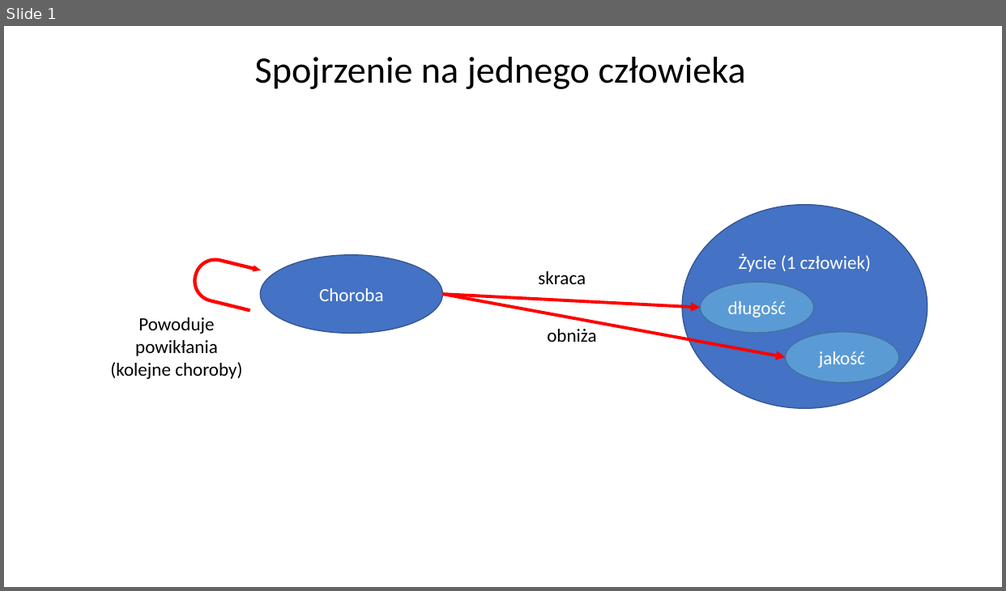
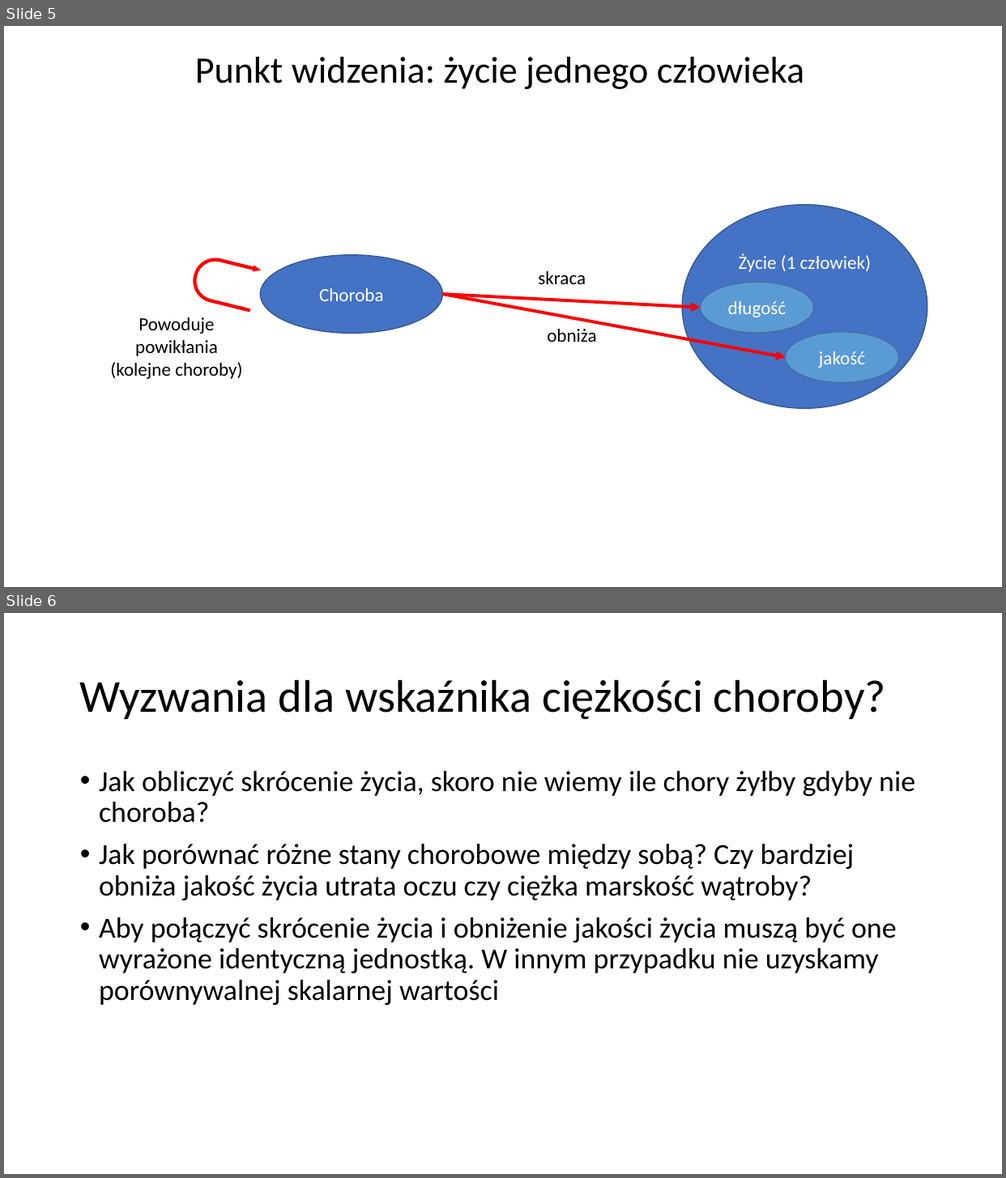
Before and after one commit to Jblew/medical-data-science, a slide deck: QALY i DALY ćwiczenia PL/QALY i DALY ćwiczenia PL diagramy.pptx. Shown one above the other, each under a label of ours: slide 1 before the commit, slides 5 and 6 after it. The pictures are 1006x591 and 1006x1178 pixels, drawn with LibreOffice and Linux fonts; fonts in the diff are those of the drawing. Boxes give left, top, right and bottom in pixels: in the first picture for what was removed or moved away, otherwise in the second. Text is boxed around its words. In the diff, an @@ line names an element or a change of style, - is before the commit and + after.

```diff
--- a/QALY i DALY ćwiczenia PL/QALY i DALY ćwiczenia PL diagramy.pptx
+++ b/QALY i DALY ćwiczenia PL/QALY i DALY ćwiczenia PL diagramy.pptx
@@ slide 6 added at (4, 613, 1002, 1174), background #FFFFFF @@
@@ title added at (80, 679, 886, 719), 44 pt, text #000000 @@
+Wyzwania dla wskaźnika ciężkości choroby?
@@ text added at (99, 771, 915, 1005), 28 pt, text #000000 @@
+• Jak obliczyć skrócenie życia, skoro nie wiemy ile chory żyłby gdyby nie choroba?
+• Jak porównać różne stany chorobowe między sobą? Czy bardziej obniża jakość życia utrata oczu czy ciężka marskość wątroby?
+• Aby połączyć skrócenie życia i obniżenie jakości życia muszą być one wyrażone identyczną jednostką. W innym przypadku nie uzyskamy porównywalnej skalarnej wartości
@@ what was slide 1 is now slide 5 @@
@@ slide 5 changed as well @@
@@ text at (195, 57, 804, 89): text changed @@
-Spojrzenie na jednego człowieka
+Punkt widzenia: życie jednego człowieka
```
Also in this commit, not shown: 3 other slides changed, 41 other slides added, 2 other files.
